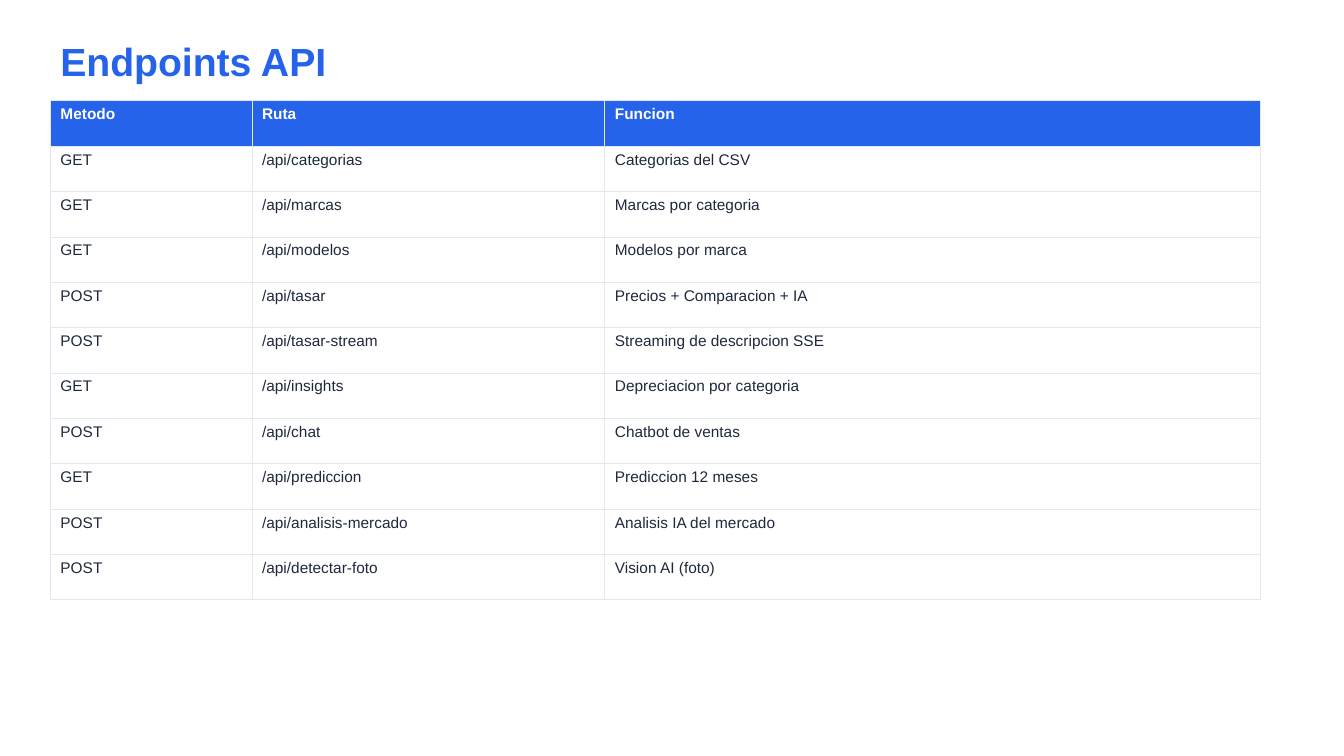
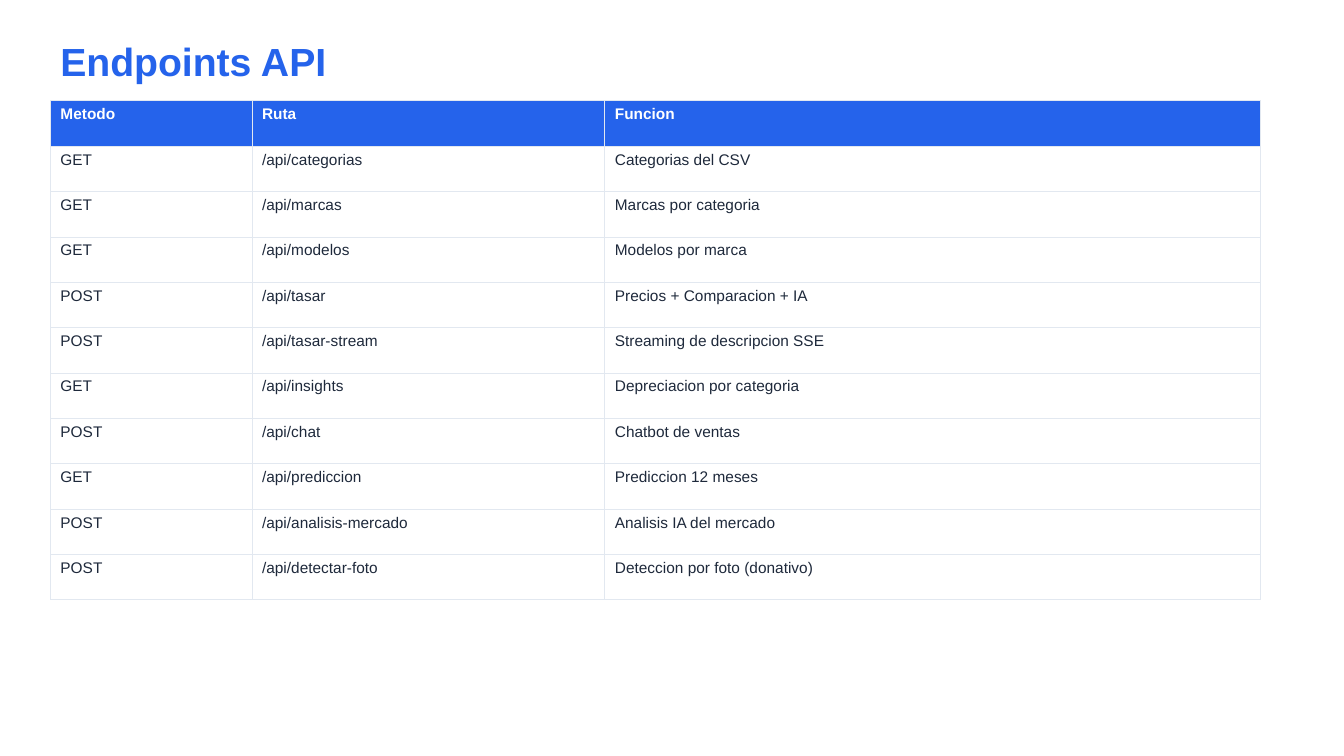
Before and after one commit to OscarEL1/smartvaluation, a slide deck: slide 13 of presentacion/SmartValuation_Presentacion.pptx. Drawn at 1344x756 pixels with LibreOffice and Linux fonts; fonts in the diff are those of the drawing. Boxes give left, top, right and bottom in pixels: in the first picture for what was removed or moved away, otherwise in the second. Text is boxed around its words. In the diff, an @@ line names an element or a change of style, - is before the commit and + after.

Commit message:
docs: actualizar contexto y presentacion - Vision AI reemplazada por donativo

```diff
--- a/presentacion/SmartValuation_Presentacion.pptx
+++ b/presentacion/SmartValuation_Presentacion.pptx
@@ table at <box>50,101,1260,580</box> @@
-row 11, column 3: Vision AI (foto)
+row 11, column 3: Deteccion por foto (donativo)
```
Also in this commit, not shown: 3 other slides changed, 4 other files.
